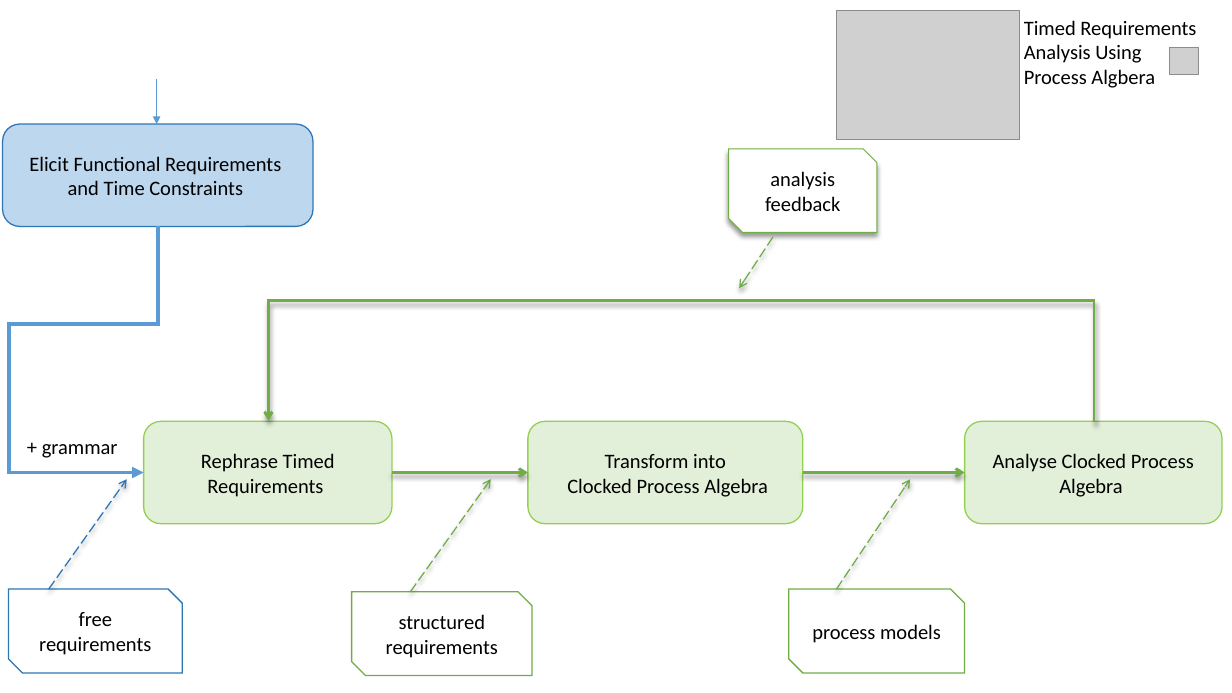
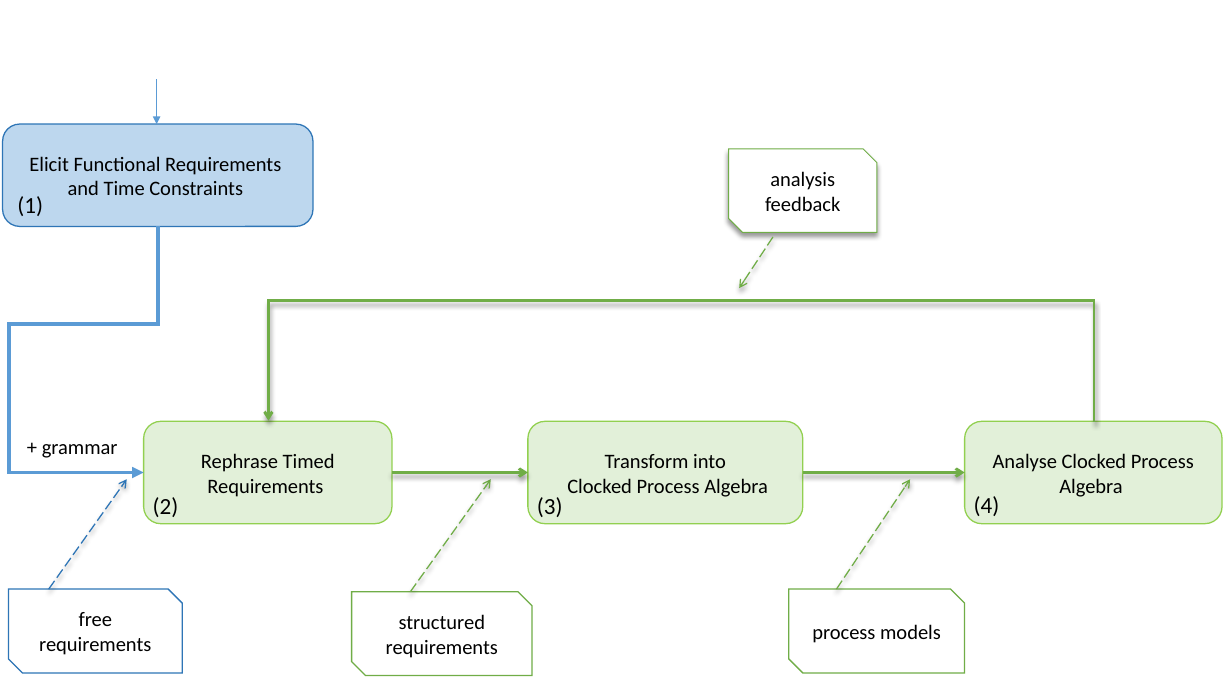
Before and after one commit to maat-team/MAATREQ-DEMO, a slide deck: slide 2 of demo/powerpoint/demo_maat_workflow.pptx. Drawn at 1232x693 pixels with LibreOffice and Linux fonts; fonts in the diff are those of the drawing; grey boxes stand for pictures. Boxes give left, top, right and bottom in pixels: in the first picture for what was removed or moved away, otherwise in the second. Text is boxed around its words. In the diff, an @@ line names an element or a change of style, - is before the commit and + after.

```diff
--- a/demo/powerpoint/demo_maat_workflow.pptx
+++ b/demo/powerpoint/demo_maat_workflow.pptx
@@ picture removed at (836,10,1020,140) @@
@@ text removed at (1024,20,1196,88) @@
-Timed Requirements Analysis Using Process Algbera
@@ picture removed at (1170,47,1199,75) @@
@@ text added at (17,196,43,216), 18 pt, text #000000 @@
+(1)
@@ text added at (153,497,179,517), 18 pt, text #000000 @@
+(2)
@@ text added at (537,497,563,517), 18 pt, text #000000 @@
+(3)
@@ text added at (974,496,1000,516), 18 pt, text #000000 @@
+(4)
```
Also in this commit, not shown: 1 slide added, 1 other file.
